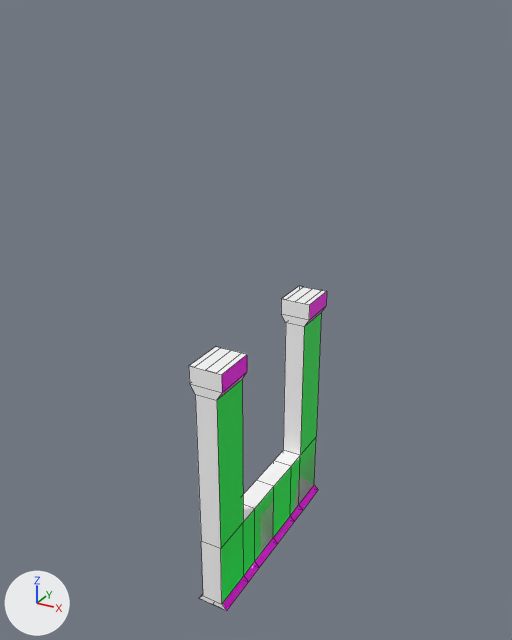
The FBX model UnityGameProject/Assets/Models/Modular Assets/FixedAssets/DoorwayFinal.FBX as it was, and as the next commit left it.
One viewpoint serves both versions: a 50 mm lens placed at (3.43, -6.47, 3.26), pointed at (-0.11, -0.04, 0.04). Every picture has the same lights, and +X, +Y and +Z are marked at lower left. Mesh edges are drawn as thin lines. Vertices at the same position are counted once.

Names of what the first picture shows: 'ModularDoorway2'.
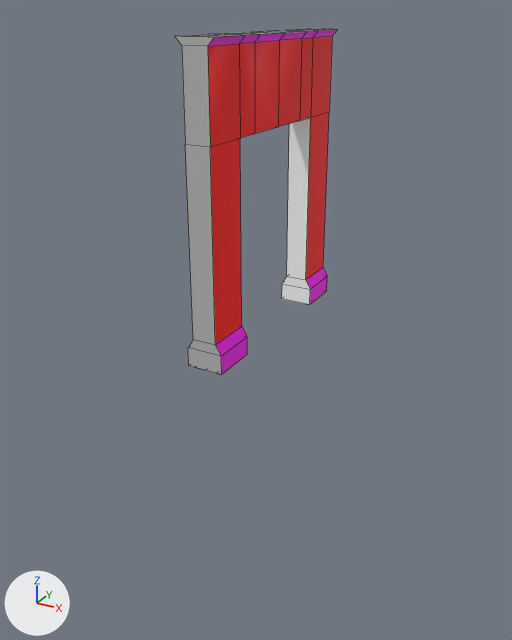
Boxes (x1, y1, x2, y2) around the edits, measured in the pictures (512 x 640 px):
```json
{"object": "ModularDoorway2", "change": "recoloured, turned", "before": [189, 286, 327, 611], "after": [175, 29, 337, 375]}
{"part": 1, "of": "me_mesh", "change": "recoloured", "before": [189, 366, 227, 611], "after": [175, 36, 222, 375]}
```

The change, as JSON lines over the scene's bpy script:
```json
{"op": "add", "block": "mat_material__29", "code": ["mat_material__29 = principled_material('Material #29')", "mat_material__29.base_color = (0.5, 0.5, 0.5)  # grey #bcbcbc", "mat_material__29.roughness = 0.0"]}
{"block": "me_mesh", "where": "me_mesh.from_pydata(...)  # 114 vertices, 88 faces; spans x -50.0..50.0, y -7.5..7.8, z 0.0..120.0"}
{"block": "me_mesh", "where": "# used by ob_modulardoorway2; location = (0.0, 0.0, 0.0); rotation_euler = (0.0, 0.0, 1.571), in degrees (0, 0, 90); scale = (-0.0254, -0.0254, -0.0254)"}
{"block": "me_mesh", "change": "me_mesh part 1: all 5 faces centred in x 50.0, y 0.0, z 3.9..118.7 switch from mat_material__414 (white #ffffff) to mat_material__29 (grey #bcbcbc)"}
{"op": "set", "path": "ob_modulardoorway2.rotation_euler", "old": "(0.0, 0.0, 1.571)", "new": "(3.142, 0.0, 1.571)", "note": "degrees (0, 0, 90) -> degrees (180, 0, 90)"}
```
